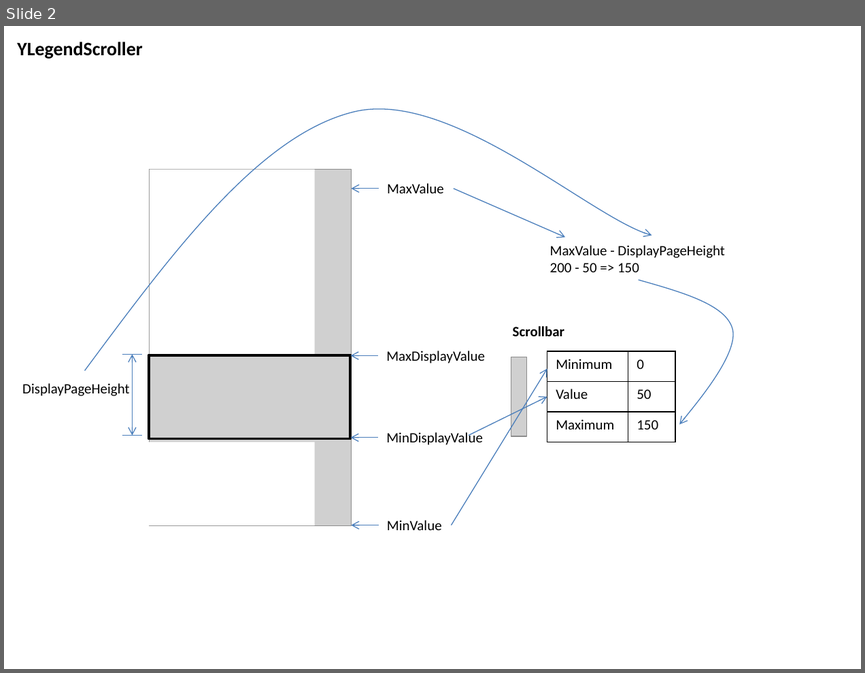
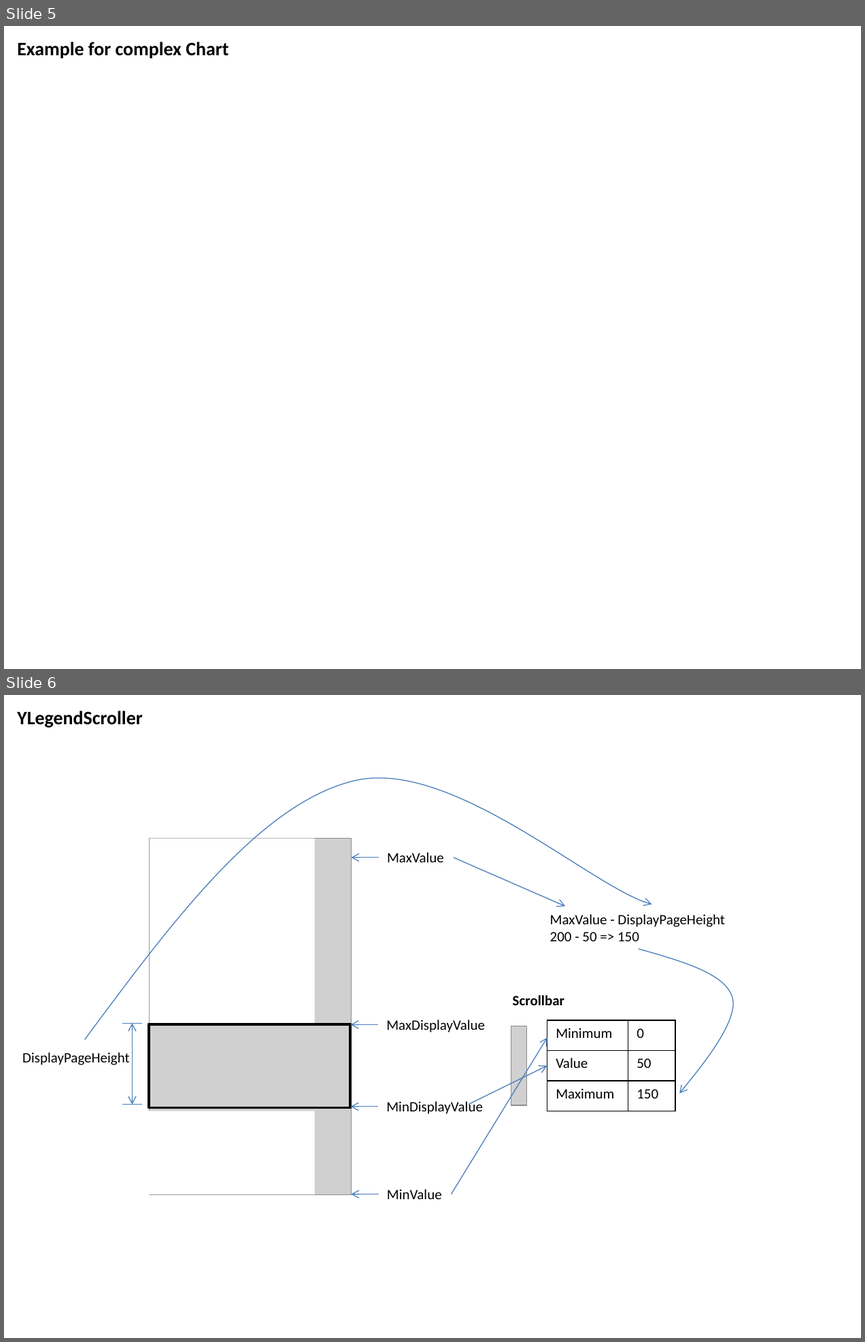
Before and after one commit to PeterHuberSg/XYGraphLib, a slide deck: XYGraphDesign1.pptx. Shown one above the other, each under a label of ours: slide 2 before the commit, slides 5 and 6 after it. The pictures are 865x673 and 865x1342 pixels, drawn with LibreOffice and Linux fonts; fonts in the diff are those of the drawing; grey boxes stand for pictures. Boxes give left, top, right and bottom in pixels: in the first picture for what was removed or moved away, otherwise in the second. Text is boxed around its words. In the diff, an @@ line names an element or a change of style, - is before the commit and + after.

```diff
--- a/XYGraphDesign1.pptx
+++ b/XYGraphDesign1.pptx
@@ slide 5 added at [4, 26, 861, 669], background #FFFFFF @@
@@ text added at [17, 42, 228, 59], 16 pt, text #000000, bold @@
+Example for complex Chart
@@ what was slide 2 is now slide 6 @@
```
Also in this commit, not shown: 1 slide changed, 3 other slides added, 1 slide removed, 31 other files.
